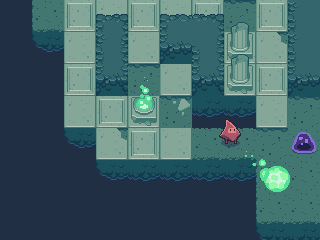
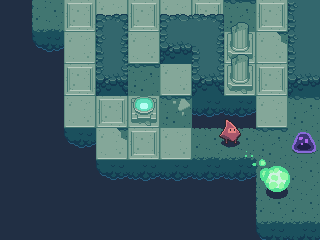
Before/after of a 320x240 layered artwork. What changed in the layer stack:
renamed "Layer 6" to "ball shadow", showed it, opacity 21% → 100%, blend addition → normal, painted on it, unmasked it over [266, 188, 288, 199]
removed layer "Layer 11 copy" over [142, 87, 149, 94]
removed layer "Layer 11 copy 2" over [138, 99, 145, 106]
removed layer "Layer 11" over [145, 95, 152, 102]
removed layer "Layer 12 copy" over [140, 94, 144, 98]
removed layer "Layer 12" over [140, 77, 148, 89]
removed layer "Layer 9" over [133, 95, 155, 116]
renamed "Layer 4 copy 2" to "sconce", painted on it over [131, 96, 157, 123]
renamed "Layer 2" to "player shadow", opacity 41% → 100% over [221, 140, 240, 147]
